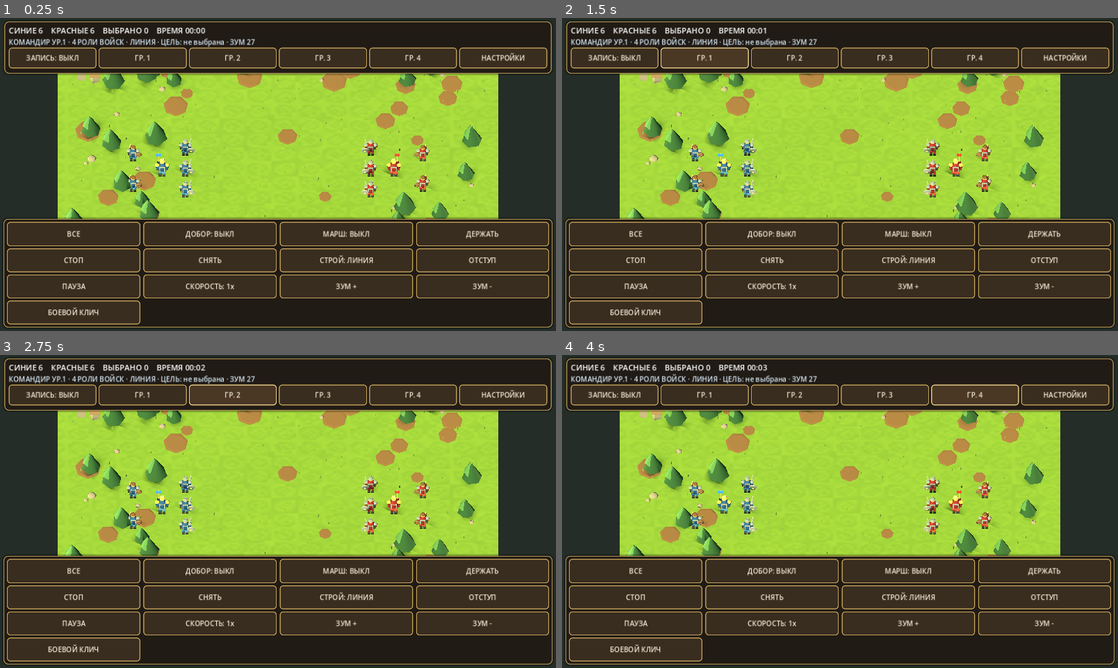
Above: before the commit, frames 1-4 (two rows, left to right).
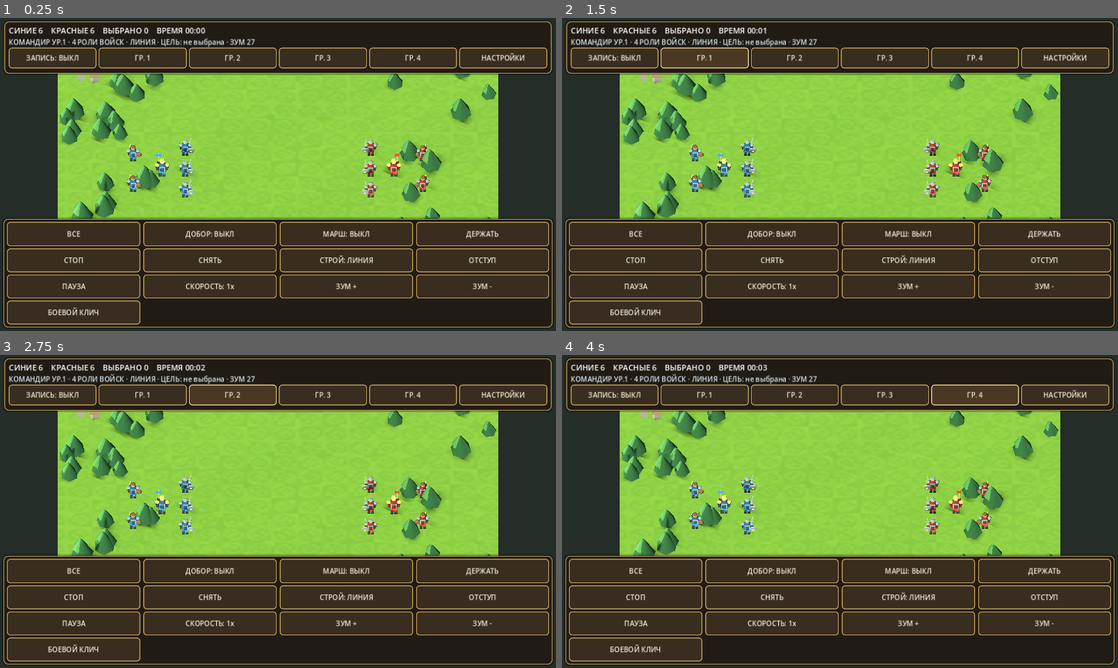
Above: after the commit, the same moments.

Repository: ilonadanelan1-code/-Project-Ember
Game: Godot game, scene res://scenes/combat_test.tscn
Same seed, same stepped clock (60 frames per second), same inputs: the game is played once before the commit and once after it. This scene is started directly instead of the project's main scene.
Inputs:
- Up to frame 1 (0.25 s): no input
- Up to frame 2 (1.5 s): click "ЗАПИСЬ: ВЫКЛ" at 0.5 s; click "ГР. 1" at 1.25 s
- Up to frame 3 (2.75 s): click "ГР. 2" at 2 s
- Up to frame 4 (4 s): click "ГР. 3" at 2.75 s; click "ГР. 4" at 3.5 s

The runs differ from the first frame. In frame 1, 7.6% of the frame differs, in the area x 10-90%, y 17-65%; in frame 2, 7.6%; in frame 3, 7.6%; in frame 4, 7.6%.
Error after the commit: Invalid access to property or key 'id' on a base object of type 'Dictionary'. (res://scripts/battlefield_visuals.gd:128)

Commit message:
Add procedural biome-aware battlefield terrain dressing

Diff:
--- a/project_ember/scripts/battlefield_visuals.gd
+++ b/project_ember/scripts/battlefield_visuals.gd
@@ -3,22 +3,32 @@
 
 const VisualCacheScript = preload("res://scripts/visual_cache.gd")
 const Palette = preload("res://scripts/art_palette.gd")
+const BattlefieldBiomesScript = preload("res://scripts/battlefield_biomes.gd")
 
 const QUALITY_LOW := 0
 const QUALITY_MEDIUM := 1
 const QUALITY_HIGH := 2
 
-## Lightweight, procedural battlefield dressing for Project Ember.
-## Everything is generated from meshes/materials at runtime; no external asset packs.
-
-static func create(parent: Node3D, field_size: Vector2, quality: int = QUALITY_MEDIUM) -> Dictionary:
+## Lightweight, deterministic biome dressing. Terrain props are visual-only;
+## the original flat ground collider and unit movement plane remain unchanged.
+static func create(
+		parent: Node3D,
+		field_size: Vector2,
+		quality: int = QUALITY_MEDIUM,
+		biome_id: String = BattlefieldBiomesScript.GRASSLAND,
+		seed_value: int = 841207
+) -> Dictionary:
+	var selected_biome := biome_id if BattlefieldBiomesScript.biome_ids().has(biome_id) else BattlefieldBiomesScript.GRASSLAND
+	var profile := BattlefieldBiomesScript.get_profile(selected_biome)
+
 	var ground := MeshInstance3D.new()
+	ground.name = "BattlefieldGround"
 	var ground_mesh := PlaneMesh.new()
 	ground_mesh.size = field_size
 	ground.mesh = VisualCacheScript.cache_mesh_resource(ground_mesh)
-	var ground_material := VisualCacheScript.get_material("battlefield:ground", func() -> Material:
+	var ground_material := VisualCacheScript.get_material("battlefield:ground:" + selected_biome, func() -> Material:
 		var material := StandardMaterial3D.new()
-		material.albedo_texture = _make_ground_texture()
+		material.albedo_texture = _make_ground_texture(selected_biome, profile)
 		material.albedo_color = Palette.GROUND_TEXTURE_TINT
 		material.roughness = 1.0
 		material.texture_filter = BaseMaterial3D.TEXTURE_FILTER_LINEAR
@@ -27,7 +37,9 @@
 	ground.material_override = ground_material
 	parent.add_child(ground)
 
+	# Keep a single, unchanged flat collision surface for all tactical units.
 	var ground_body := StaticBody3D.new()
+	ground_body.name = "BattlefieldGroundBody"
 	ground_body.collision_layer = 1
 	ground_body.collision_mask = 0
 	var ground_collision := CollisionShape3D.new()
@@ -41,9 +53,9 @@
 	var world := WorldEnvironment.new()
 	var environment := Environment.new()
 	environment.background_mode = Environment.BG_COLOR
-	environment.background_color = Palette.SKY_BACKGROUND
+	environment.background_color = profile["sky"]
 	environment.ambient_light_source = Environment.AMBIENT_SOURCE_COLOR
-	environment.ambient_light_color = Palette.AMBIENT_COOL
+	environment.ambient_light_color = profile["ambient"]
 	environment.ambient_light_energy = 0.62
 	environment.tonemap_mode = Environment.TONE_MAPPER_FILMIC
 	world.environment = environment
@@ -51,8 +63,8 @@
 
 	var light := DirectionalLight3D.new()
 	light.rotation_degrees = Vector3(-48.0, -28.0, 0.0)
-	light.light_color = Palette.GOLD_LIGHT
-	light.light_energy = 1.15
+	light.light_color = profile["ambient"].lerp(Palette.GOLD_LIGHT, 0.22)
+	light.light_energy = 1.15 if selected_biome != BattlefieldBiomesScript.MARSH else 0.96
 	light.shadow_enabled = quality >= QUALITY_MEDIUM
 	light.directional_shadow_max_distance = 48.0 if quality == QUALITY_HIGH else 34.0
 	parent.add_child(light)
@@ -65,41 +77,55 @@
 	camera.look_at(Vector3.ZERO, Vector3.UP)
 	camera.current = true
 
-	_add_ground_accents(parent, field_size, quality)
-	_add_forest_edge(parent, field_size, quality)
-	if quality >= QUALITY_MEDIUM:
-		_add_ruins(parent)
-	return {"ground_body": ground_body, "camera": camera}
-
-
-static func _make_ground_texture() -> Texture2D:
-	return VisualCacheScript.get_texture("battlefield:ground:noise128", func() -> Texture2D:
-		return _build_ground_texture()
+	_add_ground_accents(parent, field_size, quality, profile, seed_value)
+	_add_forest_edge(parent, field_size, quality, profile, seed_value + 120884)
+	_add_biome_features(parent, field_size, quality, selected_biome, profile, seed_value + 297113)
+	if quality >= QUALITY_MEDIUM and selected_biome != BattlefieldBiomesScript.MARSH:
+		_add_ruins(parent, profile)
+
+	return {
+		"ground_body": ground_body,
+		"camera": camera,
+		"biome_id": selected_biome,
+		"biome_name": str(profile.get("name", "Равнина")),
+	}
+
+
+static func _make_ground_texture(biome_id: String, profile: Dictionary) -> Texture2D:
+	return VisualCacheScript.get_texture("battlefield:ground:noise128:" + biome_id, func() -> Texture2D:
+		return _build_ground_texture(profile)
 	)
 
 
-static func _build_ground_texture() -> Texture2D:
+static func _build_ground_texture(profile: Dictionary) -> Texture2D:
 	var image := Image.create(128, 128, false, Image.FORMAT_RGBA8)
+	var ground_color: Color = profile["ground"]
+	var highlight_color: Color = profile["highlight"]
 	for y in range(128):
 		for x in range(128):
 			var grain := float(posmod(x * 37 + y * 71 + x * y * 13, 97)) / 96.0
 			var wave := sin(float(x + y) * 0.11) * 0.018
 			var blend := clampf(0.22 + grain * 0.22 + wave, 0.08, 0.62)
-			image.set_pixel(x, y, Palette.GRASS.lerp(Palette.GRASS_LIGHT, blend))
+			image.set_pixel(x, y, ground_color.lerp(highlight_color, blend))
 	return ImageTexture.create_from_image(image)
 
 
-static func _add_ground_accents(parent: Node3D, field_size: Vector2, quality: int) -> void:
+static func _scaled_count(base_count: int, density: float) -> int:
+	return maxi(0, roundi(float(base_count) * density))
+
+
+static func _add_ground_accents(parent: Node3D, field_size: Vector2, quality: int, profile: Dictionary, seed_value: int) -> void:
 	var rng := RandomNumberGenerator.new()
-	rng.seed = 841207
+	rng.seed = seed_value
 	var dirt_mesh := CylinderMesh.new()
 	dirt_mesh.top_radius = 0.62
 	dirt_mesh.bottom_radius = 0.78
 	dirt_mesh.height = 0.025
 	dirt_mesh.radial_segments = 7
-	var dirt_material := _material(Palette.EARTH, 0.0, 1.0)
+	var dirt_material := _material(profile["dirt"], 0.0, 1.0)
 	var dirt_transforms: Array[Transform3D] = []
-	var dirt_count := 12 if quality == QUALITY_LOW else (24 if quality == QUALITY_MEDIUM else 32)
+	var dirt_base := 12 if quality == QUALITY_LOW else (24 if quality == QUALITY_MEDIUM else 32)
+	var dirt_count := _scaled_count(dirt_base, 1.0 if profile["id"] == BattlefieldBiomesScript.GRASSLAND else 0.82)
 	for index in range(dirt_count):
 		var x := rng.randf_range(-field_size.x * 0.45, field_size.x * 0.45)
 		var z := rng.randf_range(-field_size.y * 0.43, field_size.y * 0.43)
@@ -109,9 +135,10 @@
 
 	var grass_mesh := BoxMesh.new()
 	grass_mesh.size = Vector3(0.075, 0.32, 0.055)
-	var grass_material := _material(Palette.GRASS, 0.0, 0.95)
+	var grass_material := _material(profile["grass"], 0.0, 0.95)
 	var grass_transforms: Array[Transform3D] = []
-	var grass_count := 38 if quality == QUALITY_LOW else (90 if quality == QUALITY_MEDIUM else 140)
+	var grass_base := 38 if quality == QUALITY_LOW else (90 if quality == QUALITY_MEDIUM else 140)
+	var grass_count := _scaled_count(grass_base, profile["grass_density"])
 	for index in range(grass_count):
 		var x := rng.randf_range(-field_size.x * 0.47, field_size.x * 0.47)
 		var z := rng.randf_range(-field_size.y * 0.46, field_size.y * 0.46)
@@ -126,9 +153,10 @@
 	stone_mesh.height = 0.45
 	stone_mesh.radial_segments = 6
 	stone_mesh.rings = 3
-	var stone_material := _material(Palette.STONE, 0.0, 1.0)
+	var stone_material := _material(profile["stone"], 0.0, 1.0)
 	var stone_transforms: Array[Transform3D] = []
-	var stone_count := 8 if quality == QUALITY_LOW else (18 if quality == QUALITY_MEDIUM else 24)
+	var stone_base := 8 if quality == QUALITY_LOW else (18 if quality == QUALITY_MEDIUM else 24)
+	var stone_count := _scaled_count(stone_base, profile["stone_density"])
 	for index in range(stone_count):
 		var x := rng.randf_range(-field_size.x * 0.46, field_size.x * 0.46)
 		var z := rng.randf_range(-field_size.y * 0.44, field_size.y * 0.44)
@@ -140,11 +168,12 @@
 	_add_multimesh(parent, stone_mesh, stone_material, stone_transforms)
 
 
-static func _add_forest_edge(parent: Node3D, field_size: Vector2, quality: int) -> void:
+static func _add_forest_edge(parent: Node3D, field_size: Vector2, quality: int, profile: Dictionary, seed_value: int) -> void:
 	var rng := RandomNumberGenerator.new()
-	rng.seed = 120884
+	rng.seed = seed_value
 	var tree_positions: Array[Vector2] = []
-	var tree_count := 18 if quality == QUALITY_LOW else (38 if quality == QUALITY_MEDIUM else 52)
+	var tree_base := 18 if quality == QUALITY_LOW else (38 if quality == QUALITY_MEDIUM else 52)
+	var tree_count := _scaled_count(tree_base, profile["tree_density"])
 	for index in range(tree_count):
 		var x := rng.randf_range(-field_size.x * 0.48, field_size.x * 0.48)
 		var z := rng.randf_range(-field_size.y * 0.47, field_size.y * 0.47)
@@ -163,8 +192,8 @@
 	crown_mesh.bottom_radius = 0.78
 	crown_mesh.height = 1.75
 	crown_mesh.radial_segments = 6
-	var crown_material := _material(Palette.FOREST, 0.0, 0.95)
-	var crown_light := _material(Palette.FOREST_LIGHT, 0.0, 0.95)
+	var crown_material := _material(profile["tree"], 0.0, 0.95)
+	var crown_light := _material(profile["tree_light"], 0.0, 0.95)
 	var trunk_transforms: Array[Transform3D] = []
 	var crown_transforms: Array[Transform3D] = []
 	var crown_light_transforms: Array[Transform3D] = []
@@ -181,9 +210,99 @@
 	_add_multimesh(parent, crown_mesh, crown_light, crown_light_transforms)
 
 
-static func _add_ruins(parent: Node3D) -> void:
-	var stone := _material(Palette.STONE, 0.0, 1.0)
-	var trim := _material(Palette.EARTH.lightened(0.12), 0.0, 0.95)
+static func _add_biome_features(parent: Node3D, field_size: Vector2, quality: int, biome_id: String, profile: Dictionary, seed_value: int) -> void:
+	var rng := RandomNumberGenerator.new()
+	rng.seed = seed_value
+	match biome_id:
+		BattlefieldBiomesScript.WOODLAND:
+			var log_mesh := BoxMesh.new()
+			log_mesh.size = Vector3(1.35, 0.18, 0.22)
+			var log_material := _material(profile["dirt"], 0.0, 1.0)
+			var logs: Array[Transform3D] = []
+			var log_count := 3 if quality == QUALITY_LOW else (7 if quality == QUALITY_MEDIUM else 10)
+			for index in range(log_count):
+				var point := _random_edge_point(rng, field_size)
+				var yaw := rng.randf_range(0.0, TAU)
+				var scale := rng.randf_range(0.7, 1.2)
+				logs.append(Transform3D(Basis(Vector3.UP, yaw).scaled(Vector3(scale, scale, scale)), Vector3(point.x, 0.10, point.y)))
+			_add_multimesh(parent, log_mesh, log_material, logs)
+		BattlefieldBiomesScript.HIGHLANDS:
+			_add_rock_shelves(parent, field_size, quality, profile, rng)
+		BattlefieldBiomesScript.MARSH:
+			_add_marsh_pools(parent, field_size, quality, profile, rng)
+
+
+static func _random_edge_point(rng: RandomNumberGenerator, field_size: Vector2) -> Vector2:
+	var point := Vector2.ZERO
+	for attempt in range(8):
+		point = Vector2(
+			rng.randf_range(-field_size.x * 0.46, field_size.x * 0.46),
+			rng.randf_range(-field_size.y * 0.43, field_size.y * 0.43)
+		)
+		if not (absf(point.x) < 9.0 and absf(point.y) < 8.0):
+			return point
+	return Vector2(signf(point.x) * field_size.x * 0.42, signf(point.y) * field_size.y * 0.40)
+
+
+static func _add_rock_shelves(parent: Node3D, field_size: Vector2, quality: int, profile: Dictionary, rng: RandomNumberGenerator) -> void:
+	var rock_mesh := SphereMesh.new()
+	rock_mesh.radius = 0.92
+	rock_mesh.height = 1.05
+	rock_mesh.radial_segments = 6
+	rock_mesh.rings = 3
+	var rock_material := _material(profile["stone"], 0.0, 1.0)
+	var transforms: Array[Transform3D] = []
+	var base_count := 5 if quality == QUALITY_LOW else (10 if quality == QUALITY_MEDIUM else 14)
+	var count := _scaled_count(base_count, profile["rock_density"])
+	for index in range(count):
+		var point := _random_edge_point(rng, field_size)
+		var scale := rng.randf_range(0.75, 1.5)
+		var basis := Basis(Vector3.UP, rng.randf_range(0.0, TAU)).scaled(Vector3(scale, rng.randf_range(0.55, 0.95), scale))
+		transforms.append(Transform3D(basis, Vector3(point.x, 0.30 * scale, point.y)))
+	_add_multimesh(parent, rock_mesh, rock_material, transforms)
+
+
+static func _add_marsh_pools(parent: Node3D, field_size: Vector2, quality: int, profile: Dictionary, rng: RandomNumberGenerator) -> void:
+	var pool_mesh := CylinderMesh.new()
+	pool_mesh.top_radius = 1.0
+	pool_mesh.bottom_radius = 1.0
+	pool_mesh.height = 0.022
+	pool_mesh.radial_segments = 12
+	var water_material := StandardMaterial3D.new()
+	var water_color: Color = profile["water"]
+	water_material.albedo_color = Color(water_color.r, water_color.g, water_color.b, 0.78)
+	water_material.transparency = BaseMaterial3D.TRANSPARENCY_ALPHA
+	water_material.roughness = 0.34
+	water_material.metallic = 0.08
+	var pools: Array[Transform3D] = []
+	var pool_base := 3 if quality == QUALITY_LOW else (6 if quality == QUALITY_MEDIUM else 9)
+	var pool_count := _scaled_count(pool_base, profile["pool_density"])
+	for index in range(pool_count):
+		var point := _random_edge_point(rng, field_size)
+		var scale := rng.randf_range(0.75, 1.55)
+		pools.append(Transform3D(Basis().scaled(Vector3(scale, 1.0, scale)), Vector3(point.x, 0.027, point.y)))
+	_add_multimesh(parent, pool_mesh, water_material, pools)
+
+	var reed_mesh := CylinderMesh.new()
+	reed_mesh.top_radius = 0.012
+	reed_mesh.bottom_radius = 0.028
+	reed_mesh.height = 0.62
+	reed_mesh.radial_segments = 5
+	var reed_material := _material(Palette.MARSH_REED, 0.0, 0.9)
+	var reeds: Array[Transform3D] = []
+	var reed_base := 15 if quality == QUALITY_LOW else (32 if quality == QUALITY_MEDIUM else 48)
+	var reed_count := _scaled_count(reed_base, profile["reed_density"])
+	for index in range(reed_count):
+		var point := _random_edge_point(rng, field_size)
+		var scale := rng.randf_range(0.65, 1.25)
+		var yaw := rng.randf_range(0.0, TAU)
+		reeds.append(Transform3D(Basis(Vector3.UP, yaw).scaled(Vector3(scale, scale, scale)), Vector3(point.x, 0.31 * scale, point.y)))
+	_add_multimesh(parent, reed_mesh, reed_material, reeds)
+
+
+static func _add_ruins(parent: Node3D, profile: Dictionary) -> void:
+	var stone := _material(profile["stone"], 0.0, 1.0)
+	var trim := _material(profile["dirt"].lightened(0.12), 0.0, 0.95)
 	var positions := [
 		Vector3(-17.0, 0.0, -10.2),
 		Vector3(-15.8, 0.0, -10.0),
@@ -194,7 +313,7 @@
 		var pillar := MeshInstance3D.new()
 		var pillar_mesh := BoxMesh.new()
 		pillar_mesh.size = Vector3(0.72, 1.45 if index % 2 == 0 else 0.88, 0.72)
-		pillar.mesh = pillar_mesh
+		pillar.mesh = VisualCacheScript.cache_mesh_resource(pillar_mesh)
 		pillar.position = positions[index] + Vector3(0.0, pillar_mesh.size.y * 0.5, 0.0)
 		pillar.rotation.y = float(index) * 0.31
 		pillar.material_override = stone
@@ -202,7 +321,7 @@
 		var cap := MeshInstance3D.new()
 		var cap_mesh := BoxMesh.new()
 		cap_mesh.size = Vector3(0.88, 0.16, 0.88)
-		cap.mesh = cap_mesh
+		cap.mesh = VisualCacheScript.cache_mesh_resource(cap_mesh)
 		cap.position = pillar.position + Vector3(0.0, pillar_mesh.size.y * 0.5 + 0.06, 0.0)
 		cap.material_override = trim
 		parent.add_child(cap)
